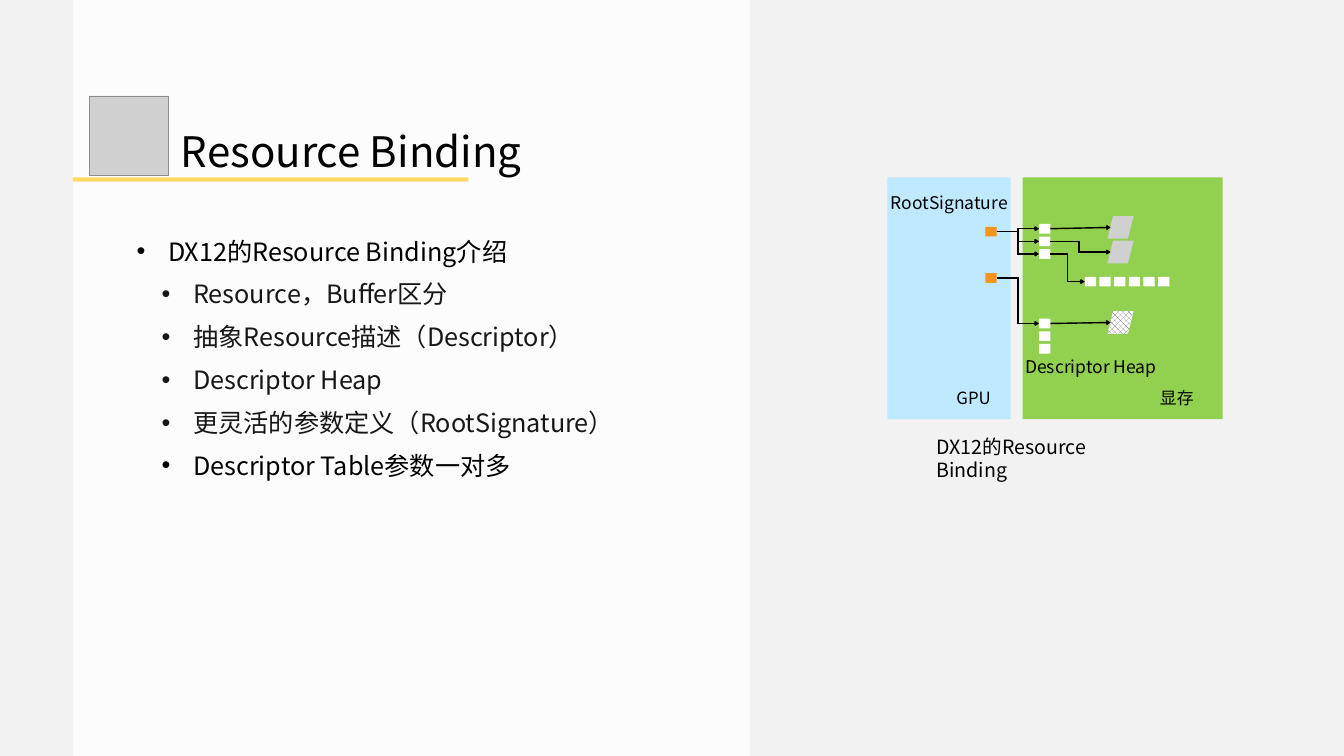
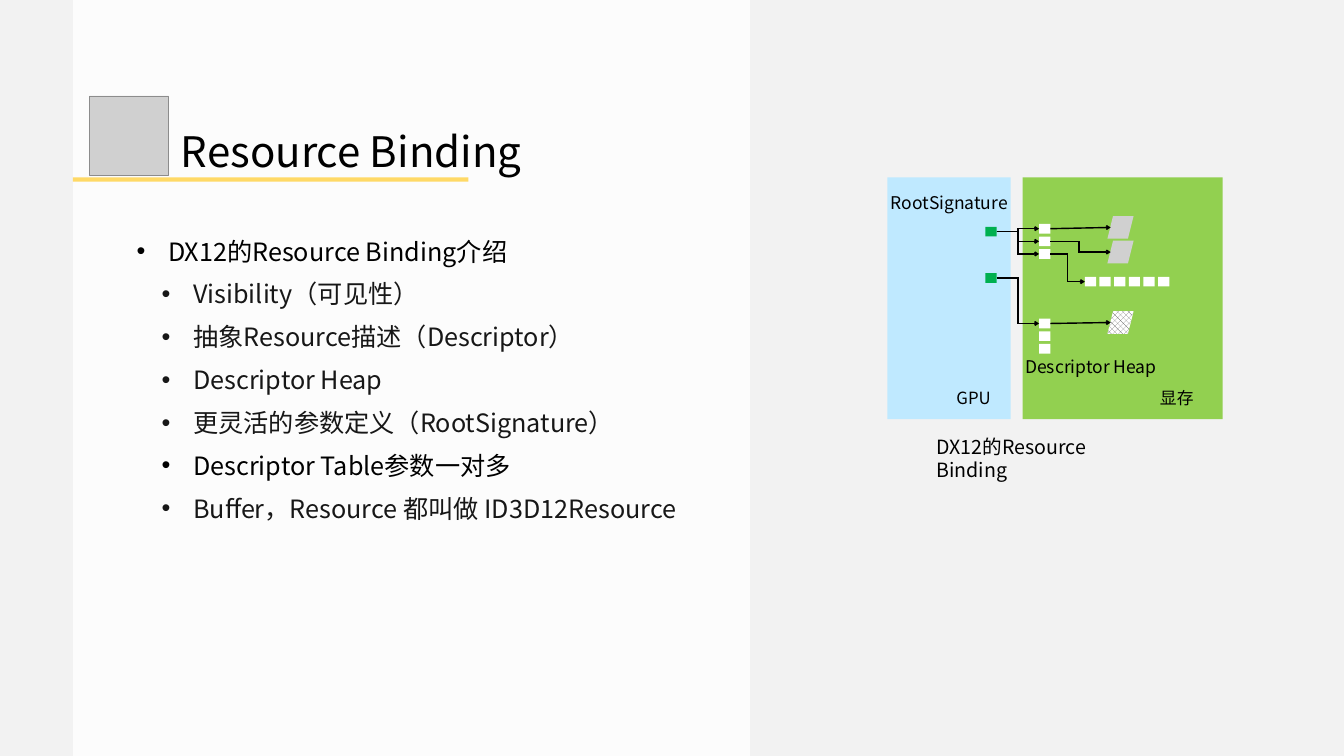
Before and after one commit to doomlover/KSGameEngineTutorials, a slide deck: slide 12 of PPTs/05.深入DX12绘制二.pptx (slide 11 before the commit). Drawn at 1344x756 pixels with LibreOffice and Linux fonts; fonts in the diff are those of the drawing; grey boxes stand for pictures. Boxes give left, top, right and bottom in pixels: in the first picture for what was removed or moved away, otherwise in the second. Text is boxed around its words. In the diff, an @@ line names an element or a change of style, - is before the commit and + after.

```diff
--- a/PPTs/05.深入DX12绘制二.pptx
+++ b/PPTs/05.深入DX12绘制二.pptx
@@ rectangle at (x1=985, y1=227, x2=996, y2=236): fill #F7941E to #00B050 @@
@@ text at (x1=193, y1=281, x2=418, y2=309): text changed @@
-  • Resource，Buffer区分
+  • Visibility（可见性）
@@ rectangle at (x1=985, y1=273, x2=996, y2=283): fill #F7941E to #00B050 @@
@@ text at (x1=193, y1=497, x2=677, y2=521): paragraph added @@
+  • Buffer，Resource 都叫做 ID3D12Resource
```
Also in this commit, not shown: 21 other slides changed, 2 slides added, 1 other file.
